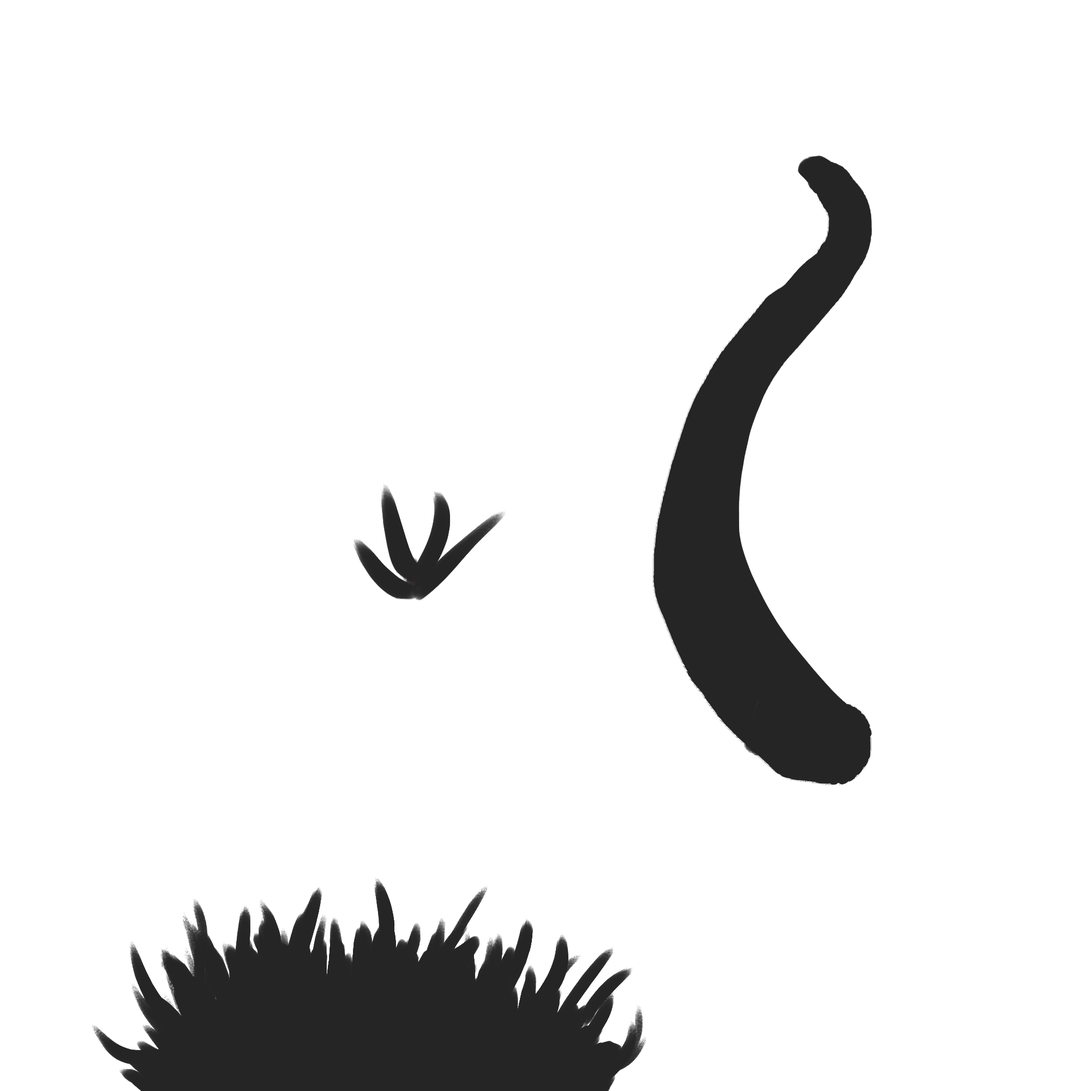
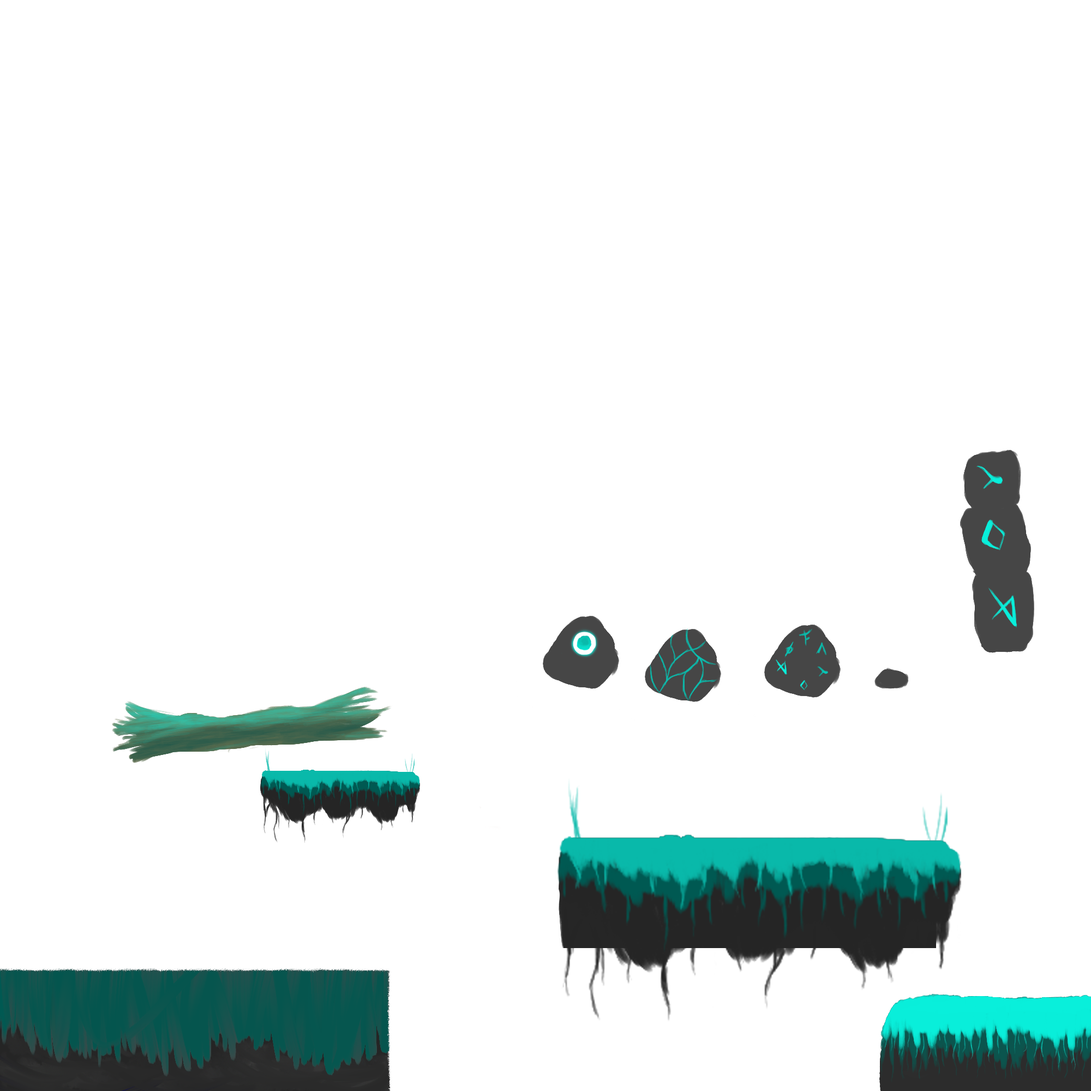
Layer changes from the first 1091px x 1091px image to the second:
added group "Trees" with 6 layers above "Stones" over [111, 686, 500, 833]
added group "Group 8" with 3 layers in group "Trees" over [111, 686, 500, 833]
added layer "Layer 25" in group "Group 8" over [111, 686, 500, 833]
added group "Stones" with 20 layers above "forground" over [543, 449, 1035, 722]
added group "Group 7" with 2 layers in group "Stones" over [618, 555, 890, 722]
added layer "Layer 11 copy" in group "Group 7" over [618, 555, 890, 722]
added group "Group 6" with 2 layers in group "Stones" over [543, 542, 787, 709]
added layer "Layer 11" in group "Group 6" over [543, 542, 787, 709]
added group "Group 5" with 2 layers in group "Stones" over [737, 551, 1009, 718]
added layer "Layer 11 copy 2" in group "Group 5" over [737, 551, 1009, 718]
added group "Group 4" with 10 layers in group "Stones" over [874, 449, 1035, 690]
renamed "Group 3" to "forground", hid the group it (2 layers) over [22, 155, 973, 1091]
hid "Layer 10", painted on it over [585, 155, 873, 786]
painted on "Layer 9" over [22, 155, 973, 1091]
renamed "Group 2" to "Ground", showed the group it (8 layers) over [0, 967, 1091, 1091]
added group "Group 10" with 3 layers in group "Ground" over [0, 967, 393, 1091]
moved "Layer 2" into group "Group 10" over [0, 967, 391, 1078]
moved "Layer 1" into group "Group 10" over [0, 967, 392, 1091]
added group "Platform copy" with 5 layers above "Platform" over [557, 778, 962, 1023]
added layer "Layer 5" (1st of 2, in "Platform copy") in group "Platform copy" over [558, 833, 962, 912]
added layer "Layer 7" (1st of 2, in "Platform copy") in group "Platform copy" over [557, 839, 960, 953]
added layer "Layer 4" (1st of 2, in "Platform copy") in group "Platform copy" over [558, 833, 962, 974]
added layer "Layer 8" (1st of 2, in "Platform copy") in group "Platform copy" over [561, 903, 962, 1023]
…and 18 more changes (17 added, 1 renamed, 1 visibility)
